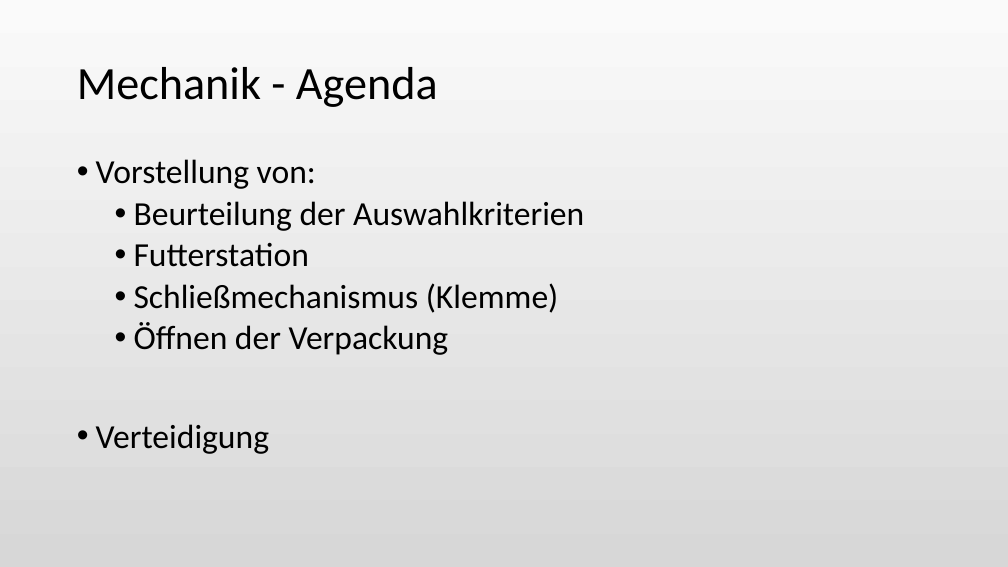
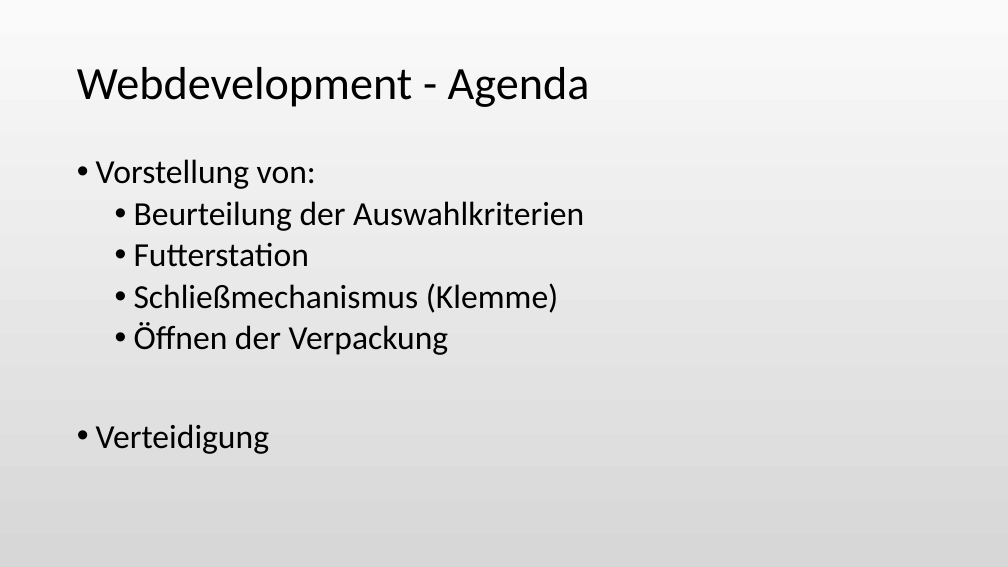
Before and after one commit to Katzenfuetterungsanlage/fuettr_prototype, a slide deck: slide 2 of Diplomarbeit/Powerpoint/Greistorfer.odp. Drawn at 1008x567 pixels with LibreOffice and Linux fonts; fonts in the diff are those of the drawing. Boxes give left, top, right and bottom in pixels: in the first picture for what was removed or moved away, otherwise in the second. Text is boxed around its words. In the diff, an @@ line names an element or a change of style, - is before the commit and + after.

```diff
--- a/Diplomarbeit/Powerpoint/Greistorfer.odp
+++ b/Diplomarbeit/Powerpoint/Greistorfer.odp
@@ title at (77, 67, 590, 107): text changed @@
-Mechanik - Agenda
+Webdevelopment - Agenda
```
Also in this commit, not shown: 1 slide added, 1 slide removed, 1 other file.
